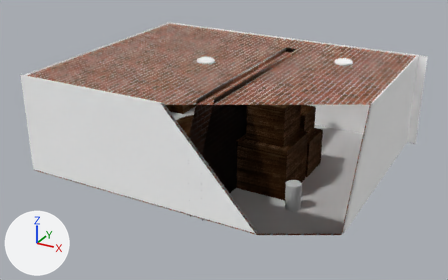
The glTF model assets/models/Level_0_alt/room1_ver2.gltf: old version first, new version second.
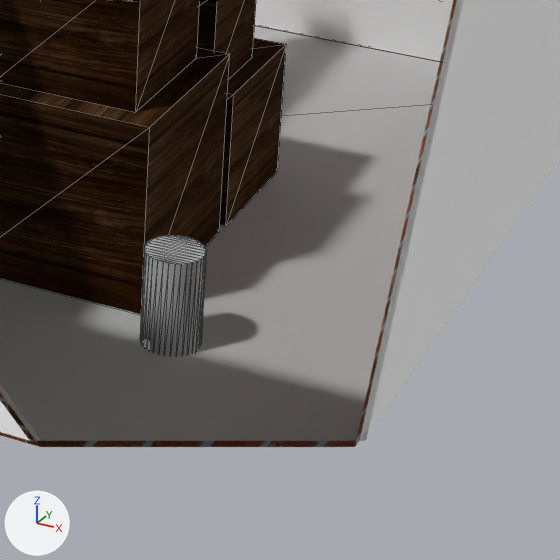
Each version appears first whole from a camera (50 mm lens) standing at (22.77, -42.27, 22.43) and looking at (0.14, -1.14, 1.87), and next in a close-up on the part from 55% to 88% of the width and 42% to 95% of the height. Every picture has the same lights, and +X, +Y and +Z are marked at lower left. The close-ups show mesh edges as thin lines. Everything nearer to the camera than a plane just in front of the edit is cut away. Where no turn or scale is listed for an object, it has been applied to the vertices.

Objects in the first close-up: 'Box0', 'Box1', 'BoxS0', 'BoxS1', 'Floor', 'Player', 'Room', 'Wall_Block_1', 'Wall_Block_2', 'Wall_Block_3'.
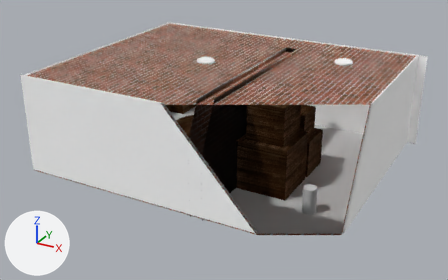
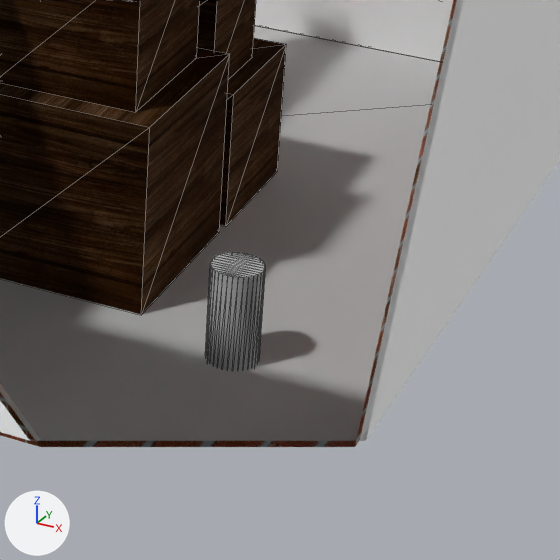
Patch to the scene script:
```diff
--- a/assets/models/Level_0_alt/room1_ver2.gltf.py
+++ b/assets/models/Level_0_alt/room1_ver2.gltf.py
@@ ob_player @@
 ob_player = bpy.data.objects.new('Player', me_cylinder)
-ob_player.location = (8.26, -5.63, 0.94)
+ob_player.location = (9.5, -5.63, 0.94)
+ob_player.scale = (0.873, 0.873, 1.0)
```

Where the change shows, as pixel boxes (x1, y1, x2, y2) in the close-ups (560 x 560 px):
'Player', moved, rescaled (9% narrower)
    before: (140, 236, 206, 357)
    after: (205, 252, 265, 371)
